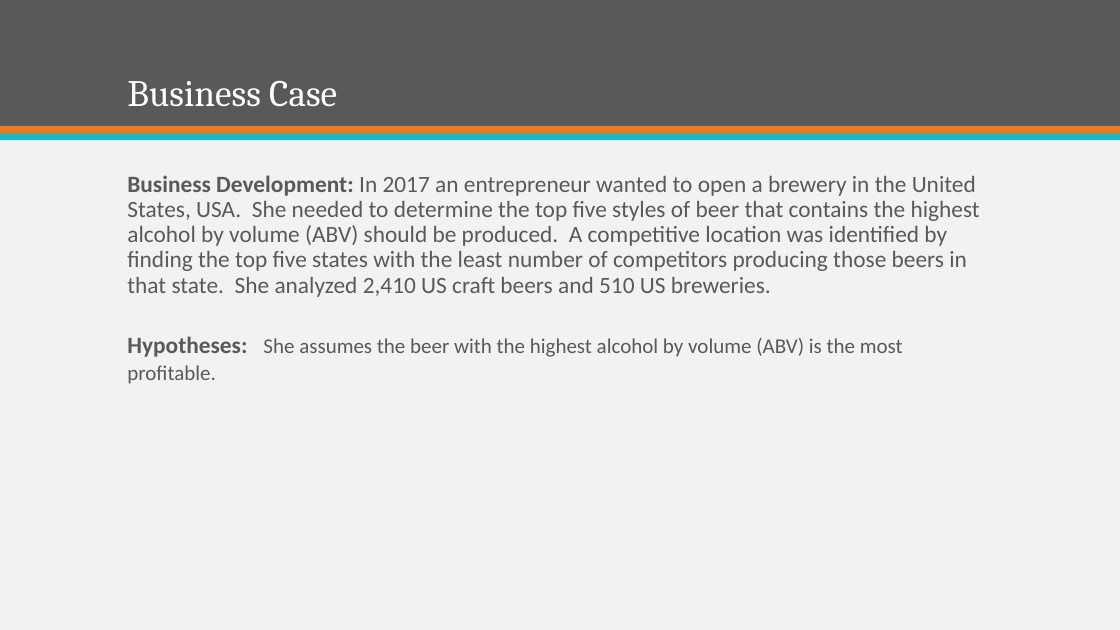
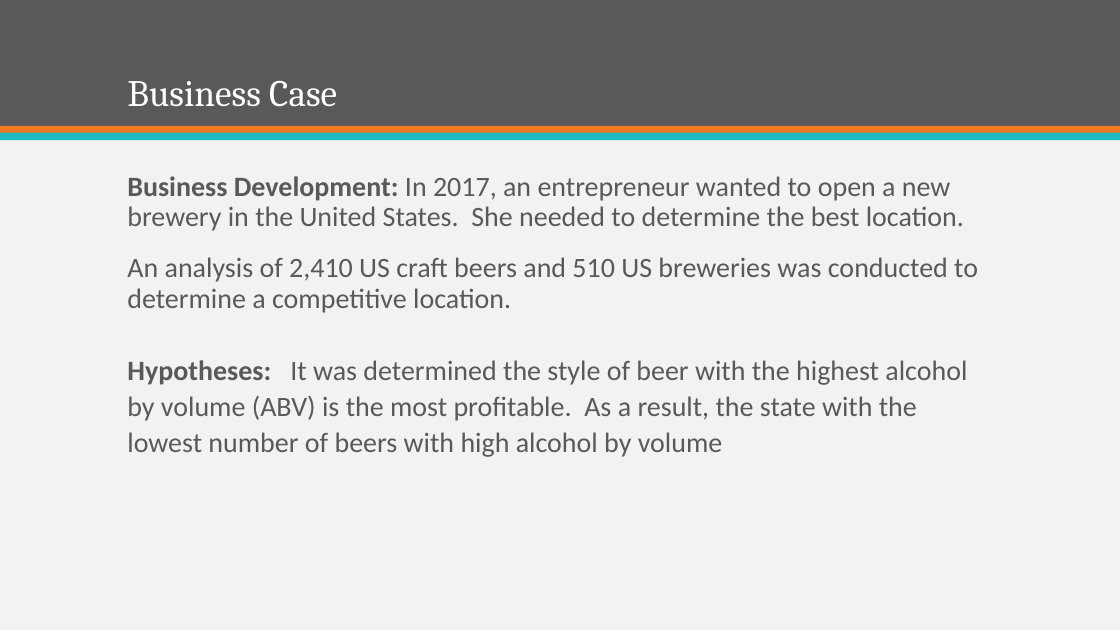
Before and after one commit to ItsGreyedOut/Brewery-Startup, a slide deck: slide 3 of presentation.pptx. Drawn at 1120x630 pixels with LibreOffice and Linux fonts; fonts in the diff are those of the drawing. Boxes give left, top, right and bottom in pixels: in the first picture for what was removed or moved away, otherwise in the second. Text is boxed around its words. In the diff, an @@ line names an element or a change of style, - is before the commit and + after.

```diff
--- a/presentation.pptx
+++ b/presentation.pptx
@@ text at (127, 176, 978, 457): text changed; size 20 to 24 pt @@
-Business Development: In 2017 an entrepreneur wanted to open a brewery in the United States, USA. She needed to determine the top five styles of beer that contains the highest alcohol by volume (ABV) should be produced. A competitive location was identified by finding the top five states with the least number of competitors producing those beers in that state. She analyzed 2,410 US craft beers and 510 US breweries.
-Hypotheses: She assumes the beer with the highest alcohol by volume (ABV) is the most profitable.
+Business Development: In 2017, an entrepreneur wanted to open a new brewery in the United States. She needed to determine the best location.
+An analysis of 2,410 US craft beers and 510 US breweries was conducted to determine a competitive location.
+Hypotheses: It was determined the style of beer with the highest alcohol by volume (ABV) is the most profitable. As a result, the state with the lowest number of beers with high alcohol by volume
```
Also in this commit, not shown: 2 other slides changed.
